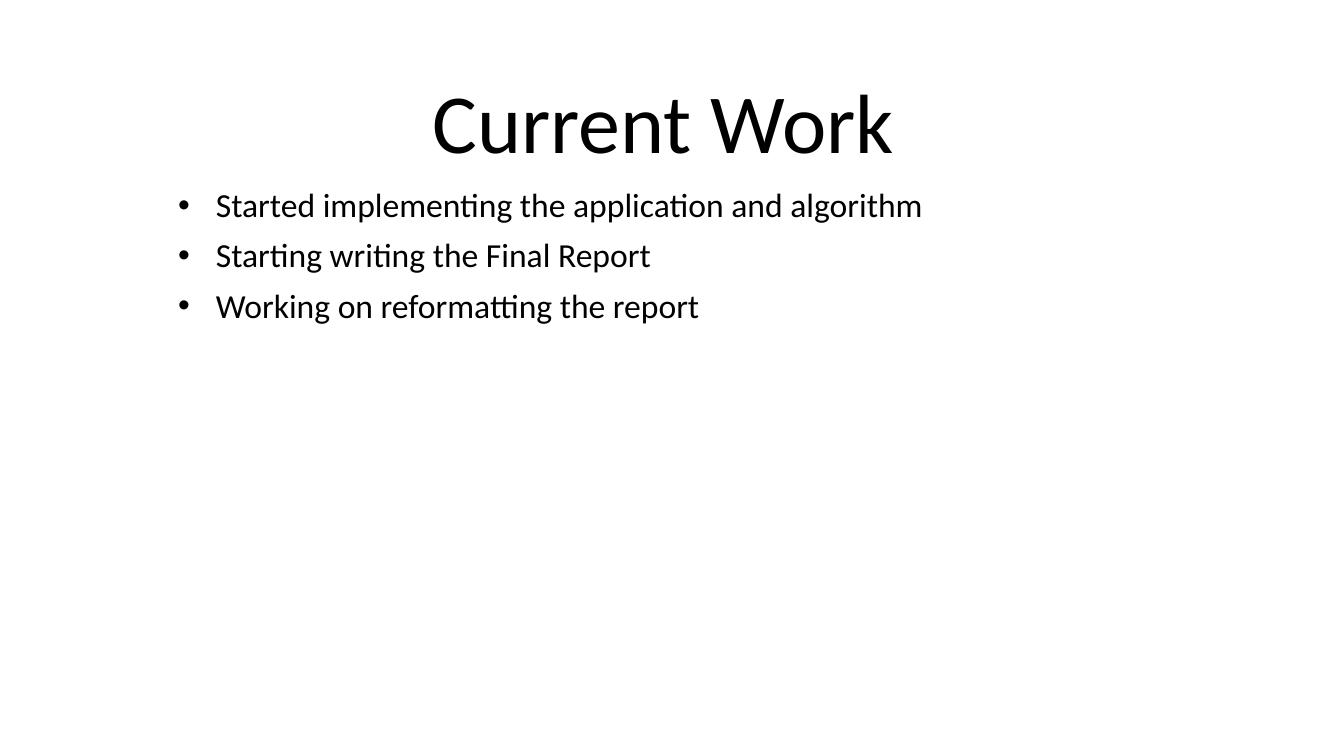
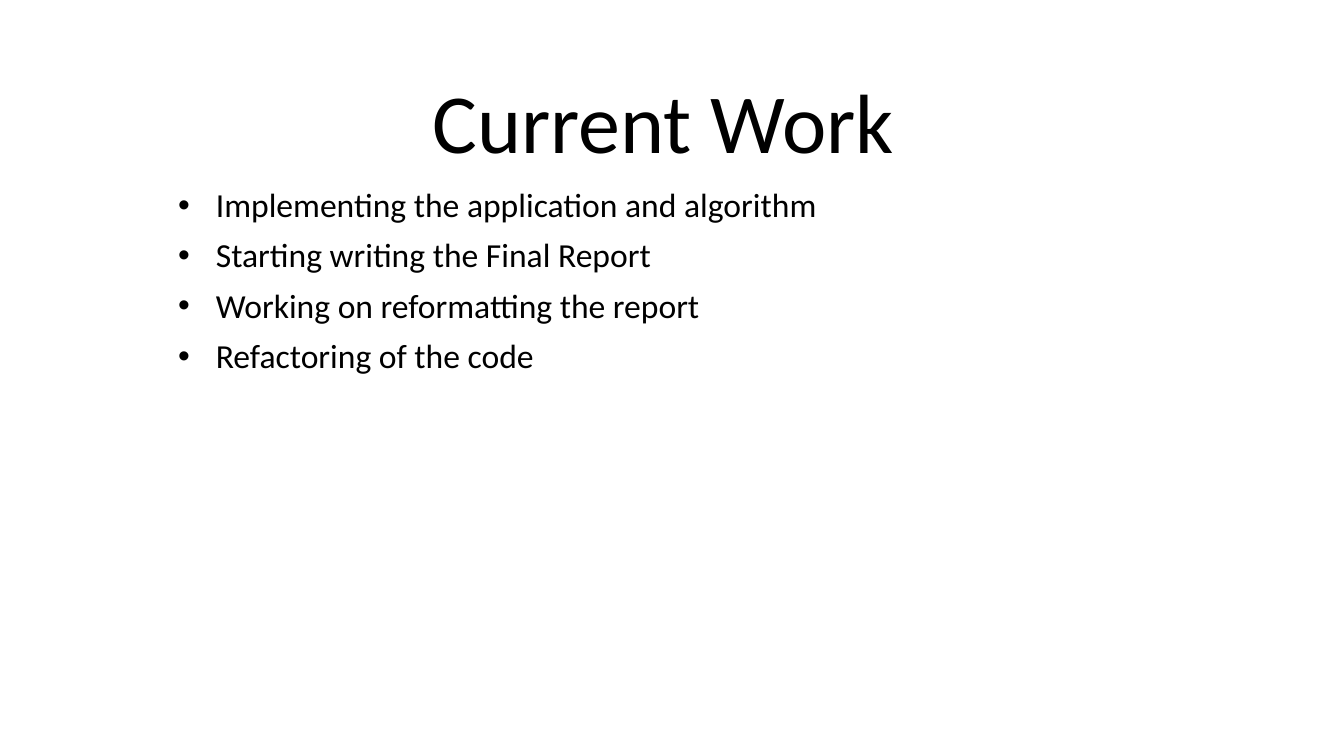
Before and after one commit to zhaozhangkcl/Individual-Project, a slide deck: slide 1 of Individual Projects/Fourth Progress Meeting/Fourth Progress Meeting.pptx. Drawn at 1344x756 pixels with LibreOffice and Linux fonts; fonts in the diff are those of the drawing. Boxes give left, top, right and bottom in pixels: in the first picture for what was removed or moved away, otherwise in the second. Text is boxed around its words. In the diff, an @@ line names an element or a change of style, - is before the commit and + after.

```diff
--- a/Individual Projects/Fourth Progress Meeting/Fourth Progress Meeting.pptx
+++ b/Individual Projects/Fourth Progress Meeting/Fourth Progress Meeting.pptx
@@ subtitle at [216, 193, 816, 223]: text changed @@
-• Started implementing the application and algorithm
+• Implementing the application and algorithm
@@ subtitle at [216, 344, 534, 374]: paragraph added @@
+• Refactoring of the code
```
Also in this commit, not shown: 2 other slides changed, 33 other files.
